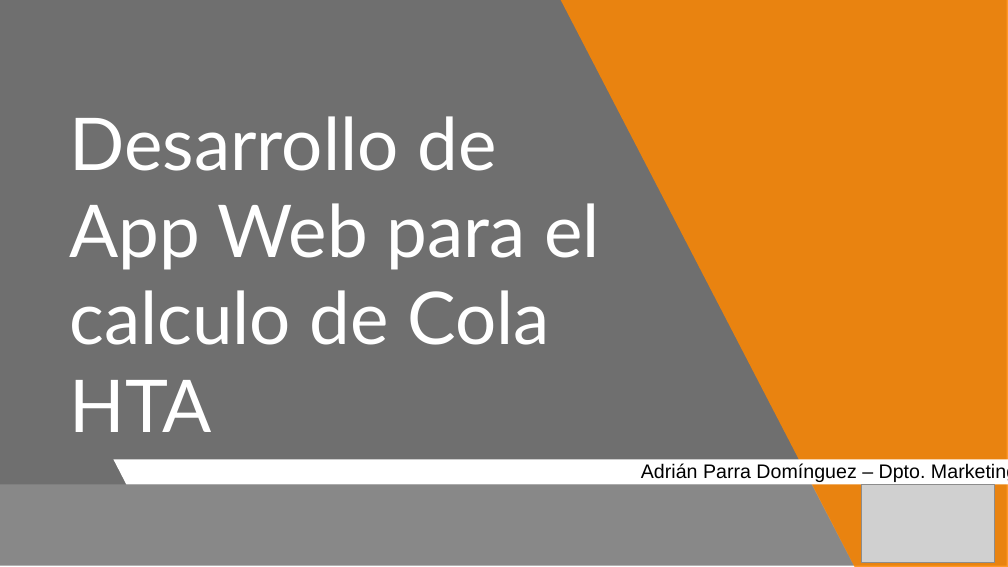
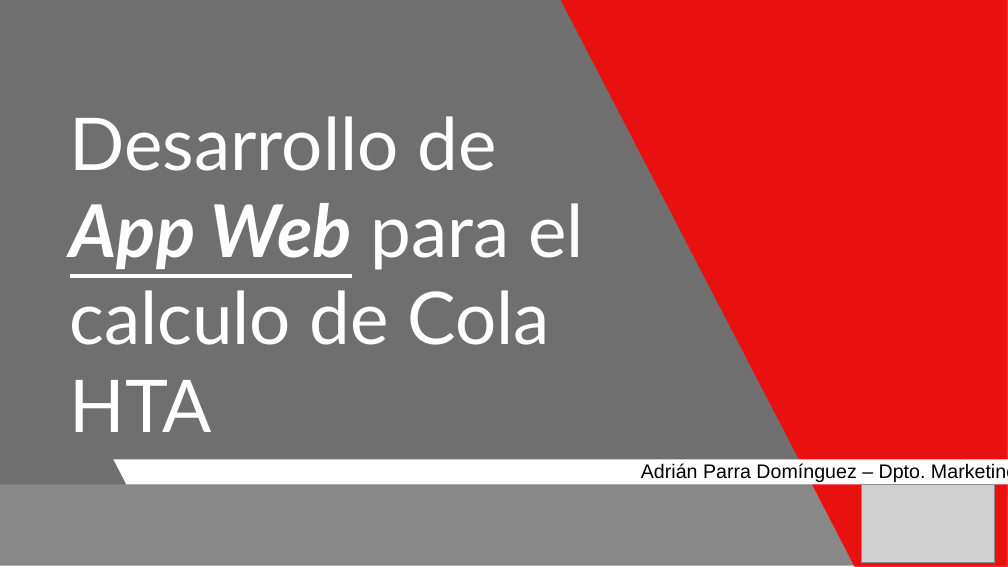
Before and after one commit to Linkk15/practicasEmpresa, a slide deck: slide 1 of appWebAngularJS/miPresent.pptx. Drawn at 1008x567 pixels with LibreOffice and Linux fonts; fonts in the diff are those of the drawing; grey boxes stand for pictures; background and template pictures are left out. Boxes give left, top, right and bottom in pixels: in the first picture for what was removed or moved away, otherwise in the second. Text is boxed around its words. In the diff, an @@ line names an element or a change of style, - is before the commit and + after.

```diff
--- a/appWebAngularJS/miPresent.pptx
+++ b/appWebAngularJS/miPresent.pptx
@@ title "Desarrollo de App Web para ..." at <box>70,116,584,432</box>: bold on, italic on, underline on in "App Web" @@
@@ freeform shape at <box>560,0,1008,567</box>: fill #FF8700 at 85% opacity to #FF0000 at 85% opacity @@
```
Also in this commit, not shown: 11 other slides changed, 3 slides added.
